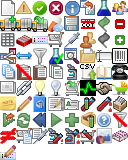
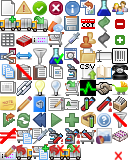
Comparing the layer stacks of the two (128, 160) images. Changes:
painted on "16x16.png" over [0, 128, 122, 160]
